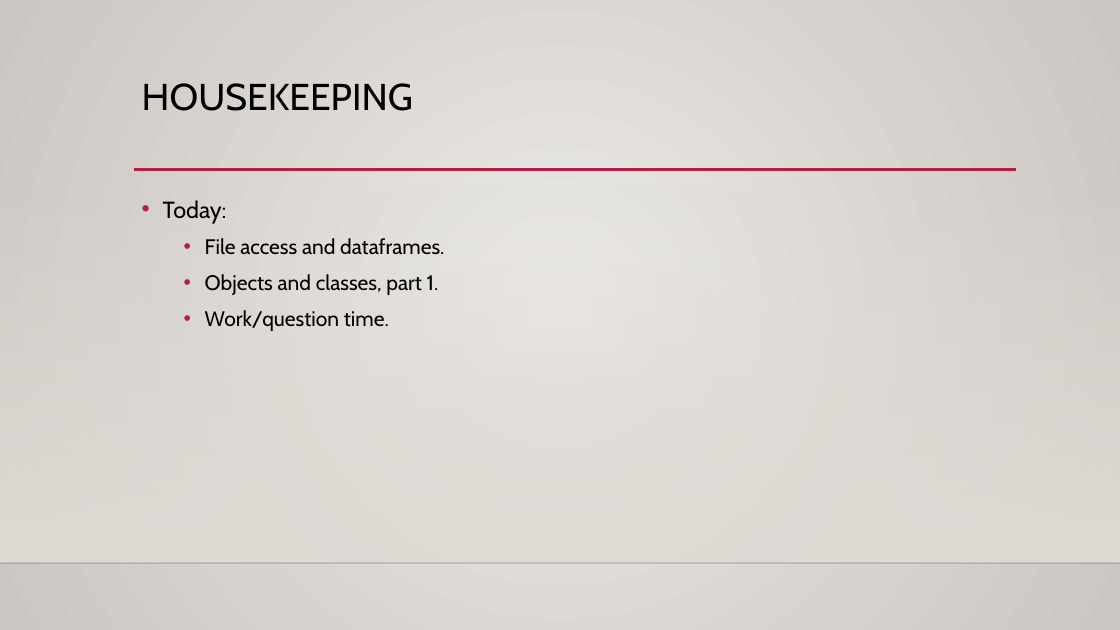
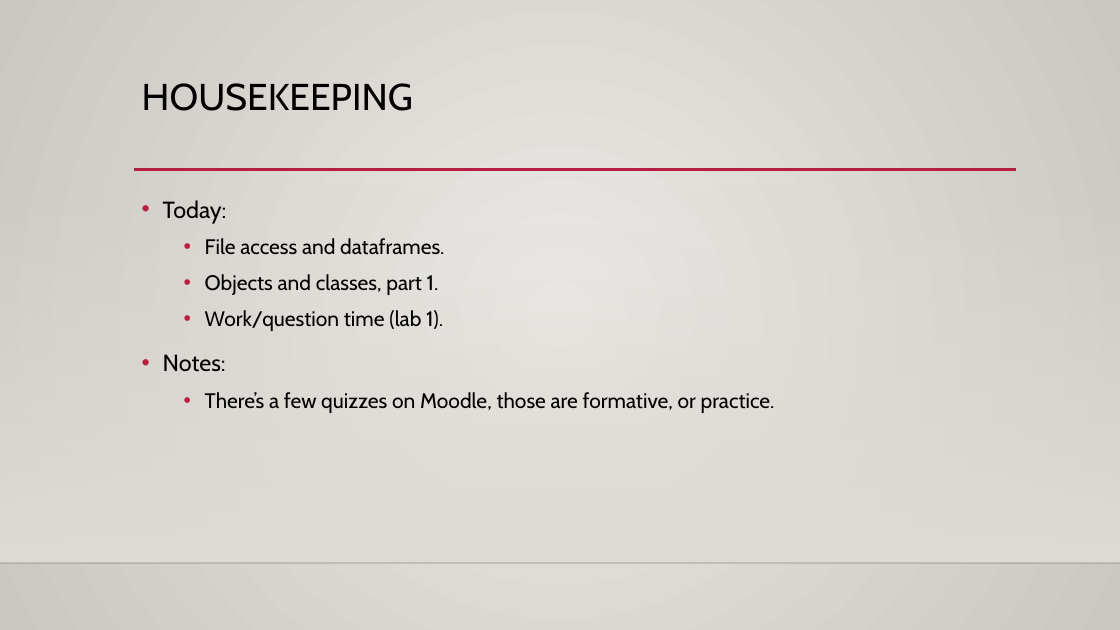
Before and after one commit to okohnkay/Programming_Basics_for_ML, a slide deck: slide 1 of course_material/slides/005_file_access.pptx. Drawn at 1120x630 pixels with LibreOffice and Linux fonts; fonts in the diff are those of the drawing; background and template pictures are left out. Boxes give left, top, right and bottom in pixels: in the first picture for what was removed or moved away, otherwise in the second. Text is boxed around its words. In the diff, an @@ line names an element or a change of style, - is before the commit and + after.

```diff
--- a/course_material/slides/005_file_access.pptx
+++ b/course_material/slides/005_file_access.pptx
@@ text at (x1=163, y1=310, x2=775, y2=413): text changed @@
-  • Work/question time.
+  • Work/question time (lab 1).
+• Notes:
+  • There’s a few quizzes on Moodle, those are formative, or practice.
```
Also in this commit, not shown: 3 other slides changed, 24 other files.
